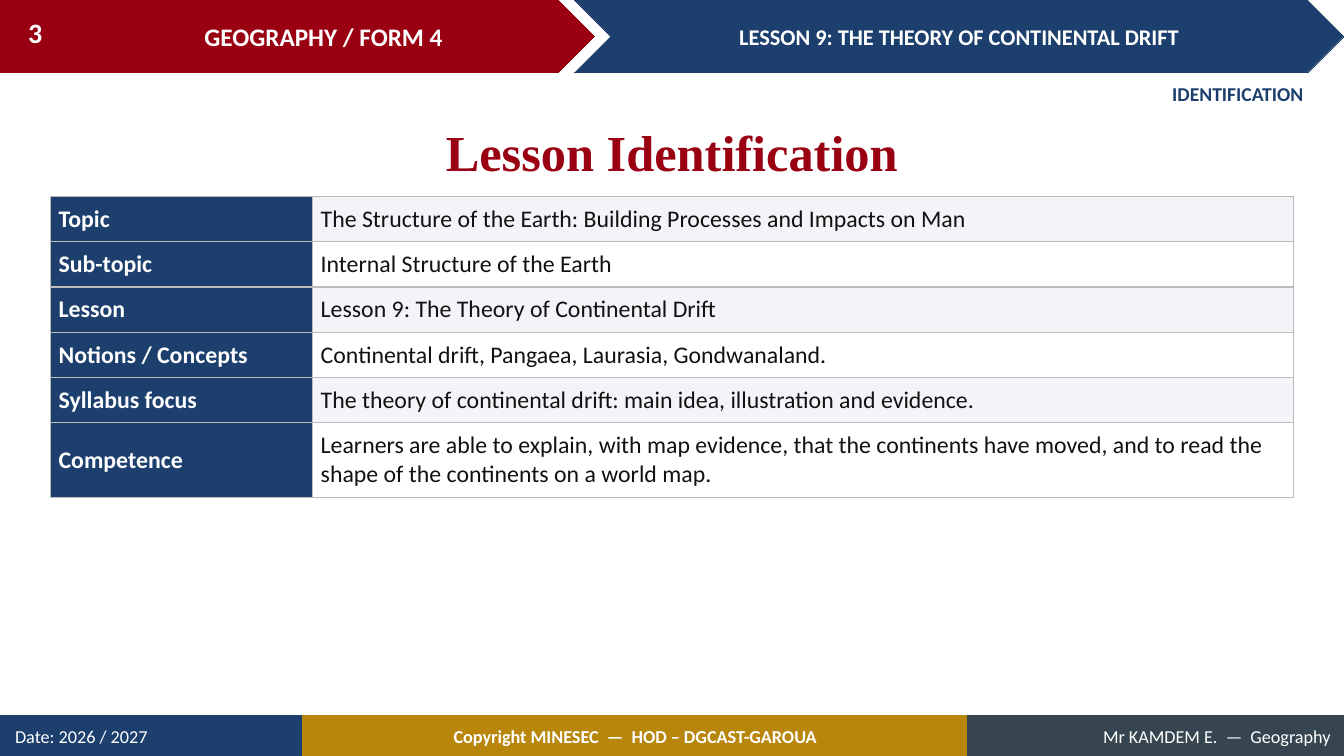
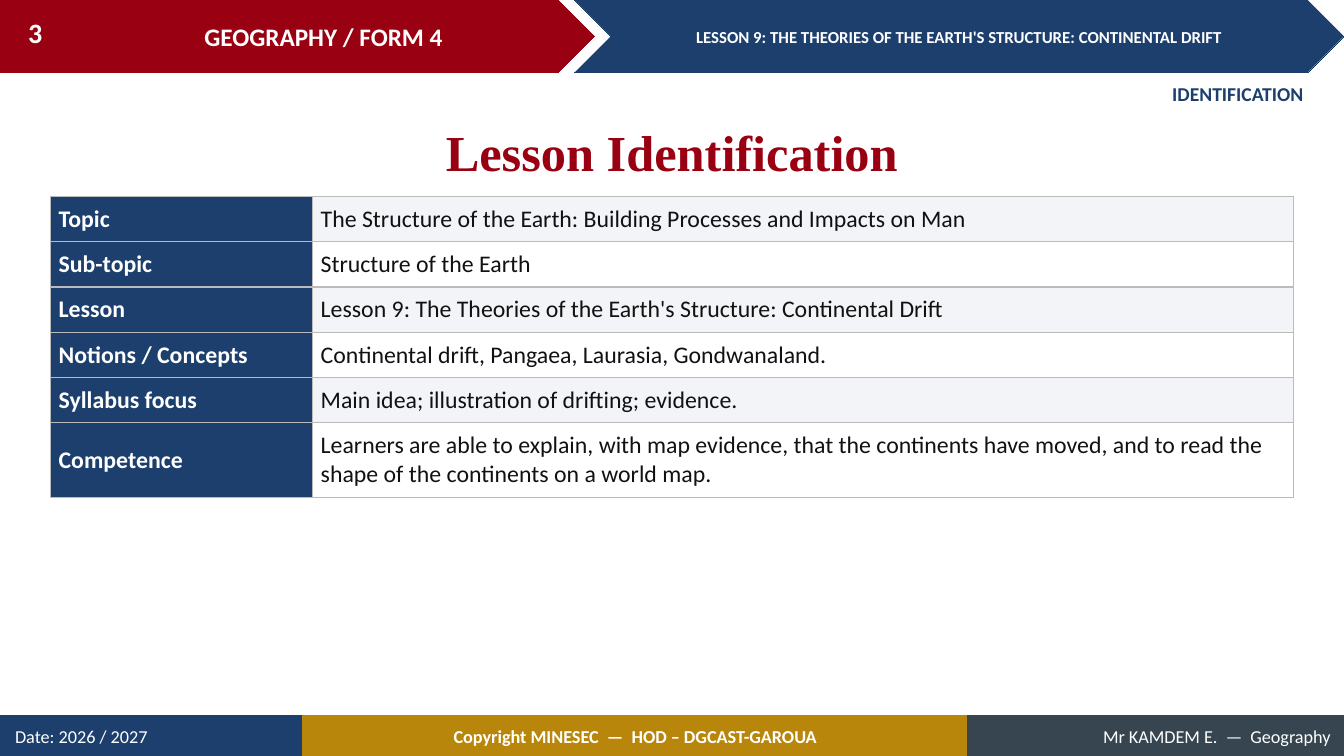
Before and after one commit to Berthautk/linea-github, a slide deck: slide 3 of lecons/F3/12_FORM4_LESSON09_Continental_Drift.pptx. Drawn at 1344x756 pixels with LibreOffice and Linux fonts; fonts in the diff are those of the drawing. Boxes give left, top, right and bottom in pixels: in the first picture for what was removed or moved away, otherwise in the second. Text is boxed around its words. In the diff, an @@ line names an element or a change of style, - is before the commit and + after.

```diff
--- a/lecons/F3/12_FORM4_LESSON09_Continental_Drift.pptx
+++ b/lecons/F3/12_FORM4_LESSON09_Continental_Drift.pptx
@@ text in chevron at (696,31,1221,43): text changed; size 16 to 12 pt @@
-LESSON 9: THE THEORY OF CONTINENTAL DRIFT
+LESSON 9: THE THEORIES OF THE EARTH'S STRUCTURE: CONTINENTAL DRIFT
@@ table at (50,197,1294,490) @@
-row 2, column 2: Internal Structure of the Earth
+row 2, column 2: Structure of the Earth
-row 3, column 2: Lesson 9: The Theory of Continental Drift
+row 3, column 2: Lesson 9: The Theories of the Earth's Structure: Continental Drift
-row 5, column 2: The theory of continental drift: main idea, illustration and evidence.
+row 5, column 2: Main idea; illustration of drifting; evidence.
```
Also in this commit, not shown: 42 other slides changed, 6 slides added, 2 slides removed, 15 other files.
